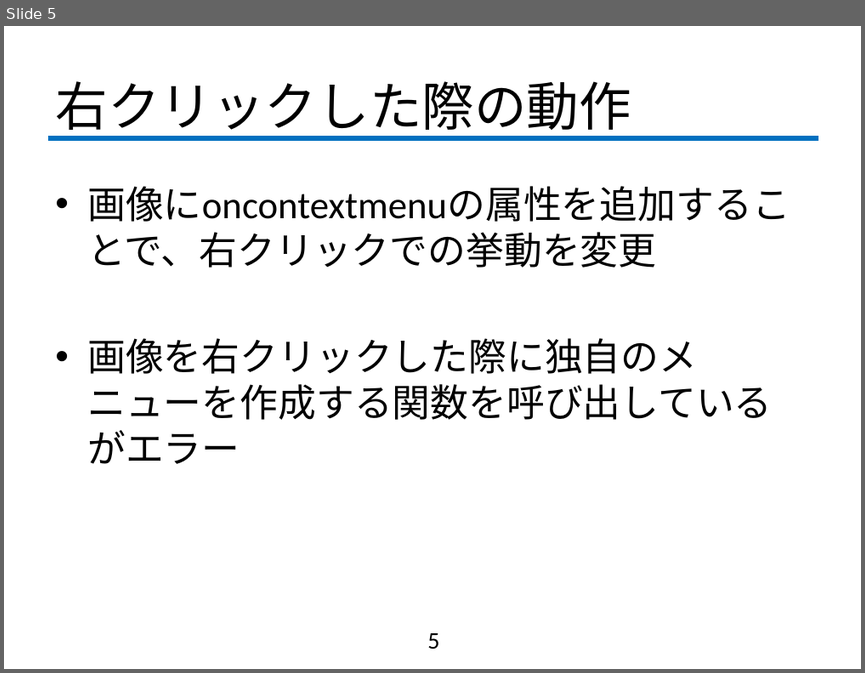
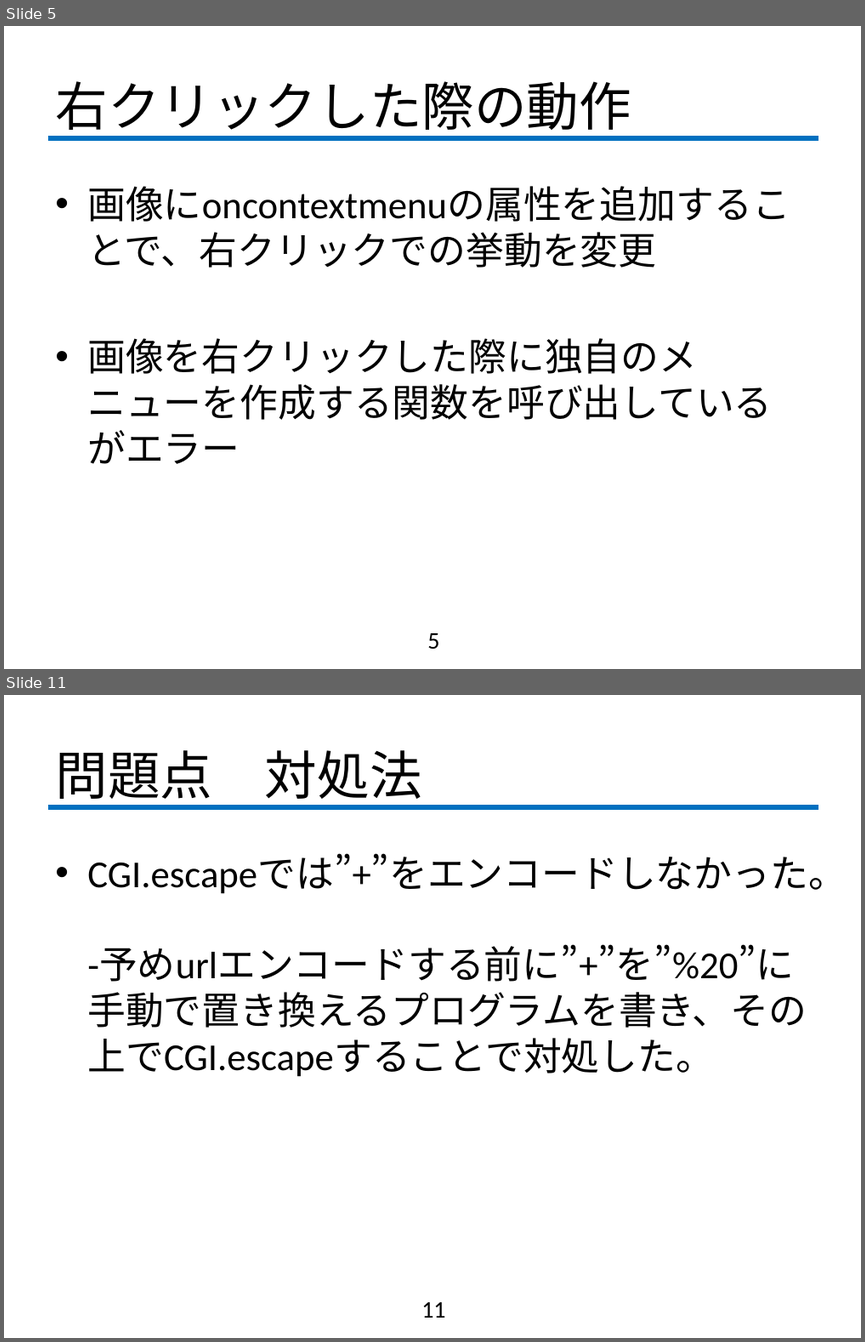
Before and after one commit to fujiLabo/fuji_simu, a slide deck: 1015進捗.pptx. Shown one above the other, each under a label of ours: slide 5 before the commit, slides 5 and 11 after it; the slides between them are not shown. The pictures are 865x673 and 865x1342 pixels, drawn with LibreOffice and Linux fonts; fonts in the diff are those of the drawing; background and template pictures are left out. Boxes give left, top, right and bottom in pixels: in the first picture for what was removed or moved away, otherwise in the second. Text is boxed around its words. In the diff, an @@ line names an element or a change of style, - is before the commit and + after.

```diff
--- a/1015進捗.pptx
+++ b/1015進捗.pptx
@@ slide 11 added at [4,695,861,1338], background #FFFFFF; not listed: 1 template element that a slide beside it also shows @@
@@ title added at [55,750,422,808], 44 pt, text #000000 @@
+問題点 対処法
@@ text added at [87,856,846,1077], 32 pt, text #000000 @@
+• CGI.escapeでは”+”をエンコードしなかった。
+  -予めurlエンコードする前に”+”を”%20”に手動で置き換えるプログラムを書き、その上でCGI.escapeすることで対処した。
@@ page number added at [421,1302,445,1317], 20 pt, text #000000 @@
+11
```
Also in this commit, not shown: 2 slides changed, 5 other slides added, 2 other files.
